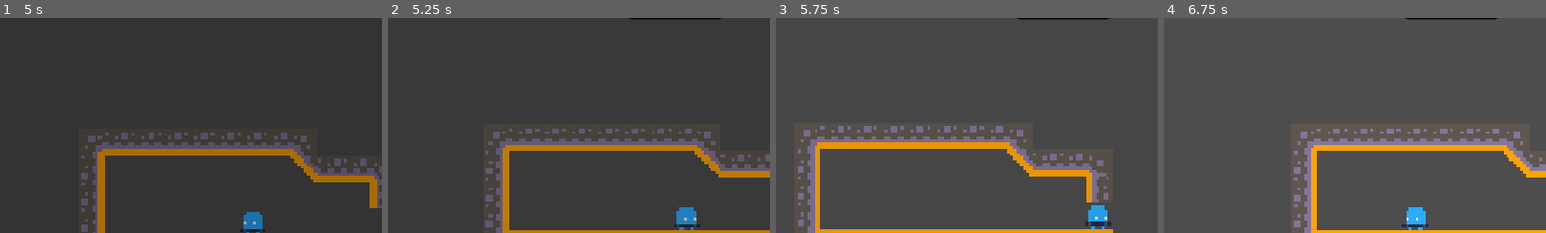
Above: before the commit, frames 1-4 (left to right).
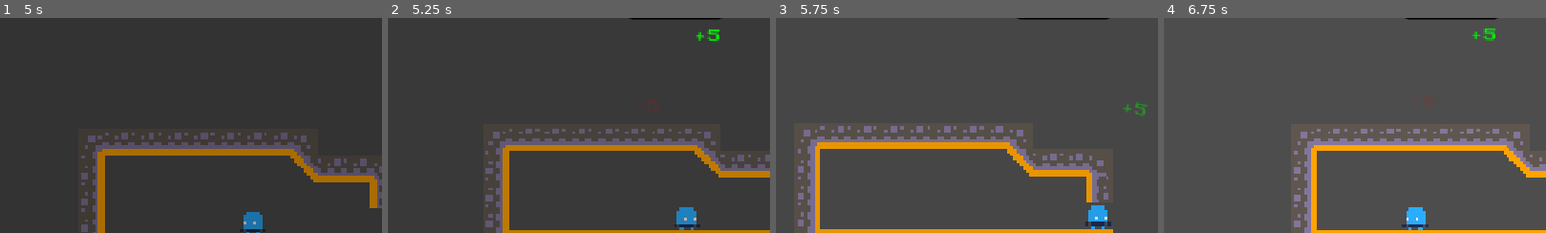
Above: after the commit, the same moments.

Repository: GameJam-NACRE/GMTK-2026
Game: Godot game, scene res://main.tscn
Same seed, same stepped clock (60 frames per second), same inputs: the game is played once before the commit and once after it.
Inputs:
- Up to frame 1 (5 s): tap Enter at 0.5 s; hold D (move_right) 0.53-2.03 s; tap P at 0.6, 2.1, 3.6 s; tap W (move_up) at 0.77, 1.52, 3.02, 3.77, 4.52 s; tap O at 1.35, 2.85, 4.35 s; hold A (move_left) 2.03-2.78 s; hold D (move_right) 2.78-4.28 s; hold A (move_left) from 4.28 s (still down)
- Up to frame 2 (5.25 s): release A (move_left) at 5.03 s; hold D (move_right) from 5.03 s (still down); tap P at 5.1 s
- Up to frame 3 (5.75 s): keep holding D (move_right)
- Up to frame 4 (6.75 s): release D (move_right) at 5.78 s; hold A (move_left) from 5.78 s (still down); tap O at 5.85 s; tap W (move_up) at 6.02 s; tap P at 6.6 s
The pictures show only the part of the screen within x 12-62%, y 4-54%; the shares and areas given below are measured in that part.

Frame 1 is identical in both runs. In frame 2, 0.2% of the frame differs, in the area x 80-87%, y 4-12%; in frame 3, 0.1%; in frame 4, 0.2%.

Commit message:
fix: time add/remove animation on countdown

Diff:
--- a/scenes/countdown/time_effect.tscn
+++ b/scenes/countdown/time_effect.tscn
@@ -4,6 +4,7 @@
 [ext_resource type="FontFile" uid="uid://doc3ynaivimmv" path="res://assets/fonts/PublicPixel-rv0pA.ttf" id="2_orpmy"]
 
 [node name="TimeEffect" type="Node2D" unique_id=1095217412]
+z_index = 50
 script = ExtResource("1_qsei7")
 float_height = 150.0
 arc_amplitude = 120.0
--- a/src/countdown/countdown.gd
+++ b/src/countdown/countdown.gd
@@ -90,7 +90,7 @@
 
 func _create_pop_up_effect(amount: int) -> void:
 	var effect = TimeEffectScene.instantiate()
-	get_tree().current_scene.add_child(effect)
+	main_label.add_child(effect)
 	effect.global_position = panel_container.global_position + (panel_container.size / 2.0)
 	effect.start(amount)
 
